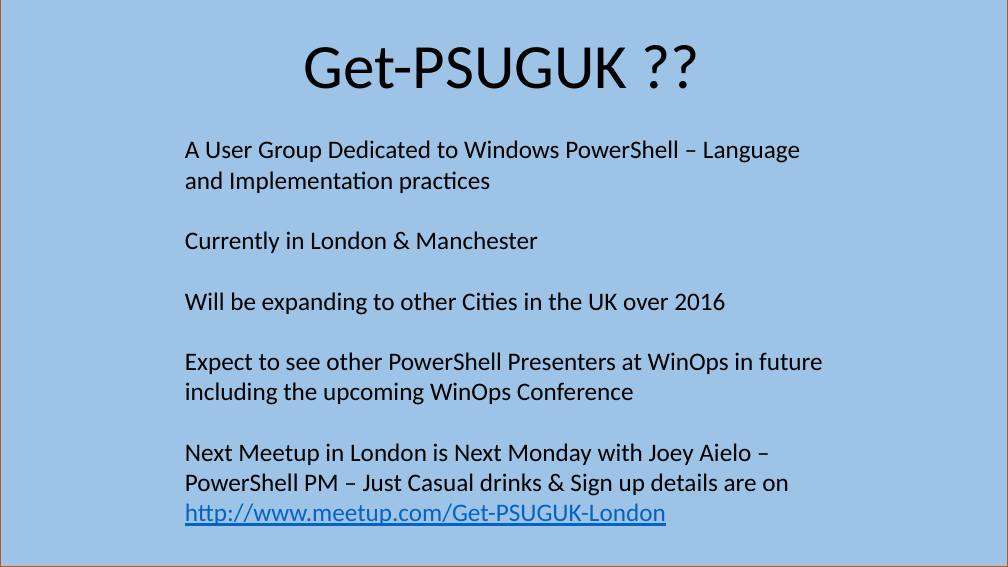
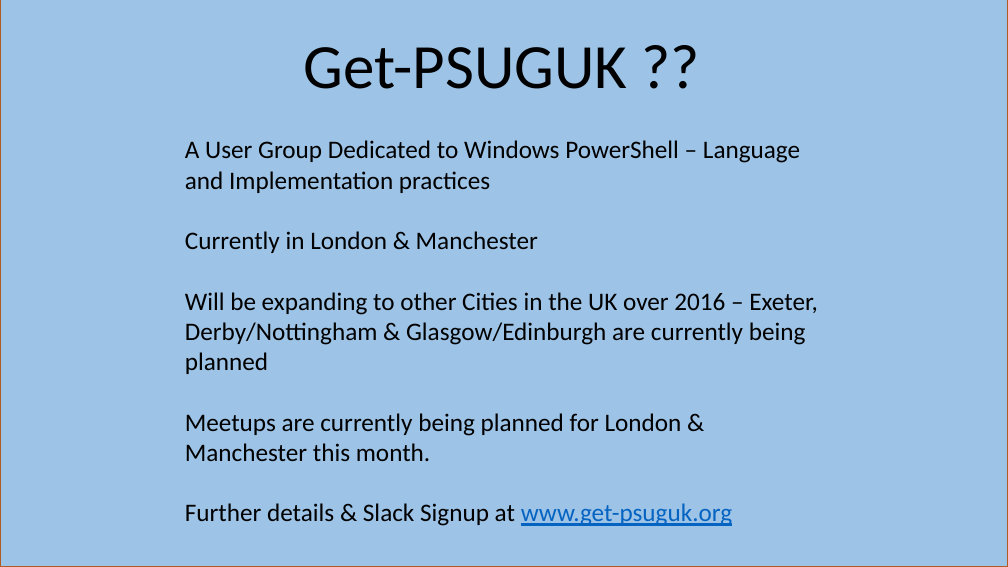
Before and after one commit to kilasuit/Presentations, a slide deck: slide 4 of Get-PSUGUK/Teaching the ITPro how to Dev.pptx (slide 3 before the commit). Drawn at 1008x567 pixels with LibreOffice and Linux fonts; fonts in the diff are those of the drawing. Boxes give left, top, right and bottom in pixels: in the first picture for what was removed or moved away, otherwise in the second. Text is boxed around its words. In the diff, an @@ line names an element or a change of style, - is before the commit and + after.

```diff
--- a/Get-PSUGUK/Teaching the ITPro how to Dev.pptx
+++ b/Get-PSUGUK/Teaching the ITPro how to Dev.pptx
@@ text at <box>185,292,818,526</box>: text changed @@
-Will be expanding to other Cities in the UK over 2016
-Expect to see other PowerShell Presenters at WinOps in future including the upcoming WinOps Conference
-Next Meetup in London is Next Monday with Joey Aielo – PowerShell PM – Just Casual drinks & Sign up details are on http://www.meetup.com/Get-PSUGUK-London
+Will be expanding to other Cities in the UK over 2016 – Exeter, Derby/Nottingham & Glasgow/Edinburgh are currently being planned
+Meetups are currently being planned for London & Manchester this month.
+Further details & Slack Signup at www.get-psuguk.org
```
Also in this commit, not shown: 4 other slides changed, 7 slides added, 3 slides removed, 4 other files.
